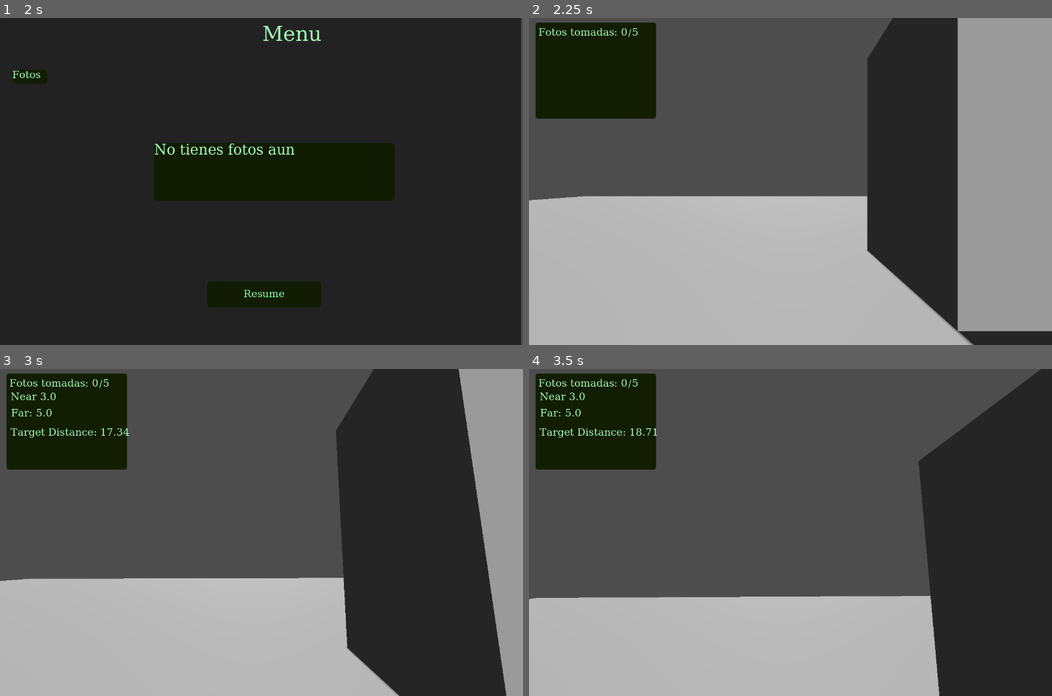
Above: before the commit, frames 1-4 (two rows, left to right).
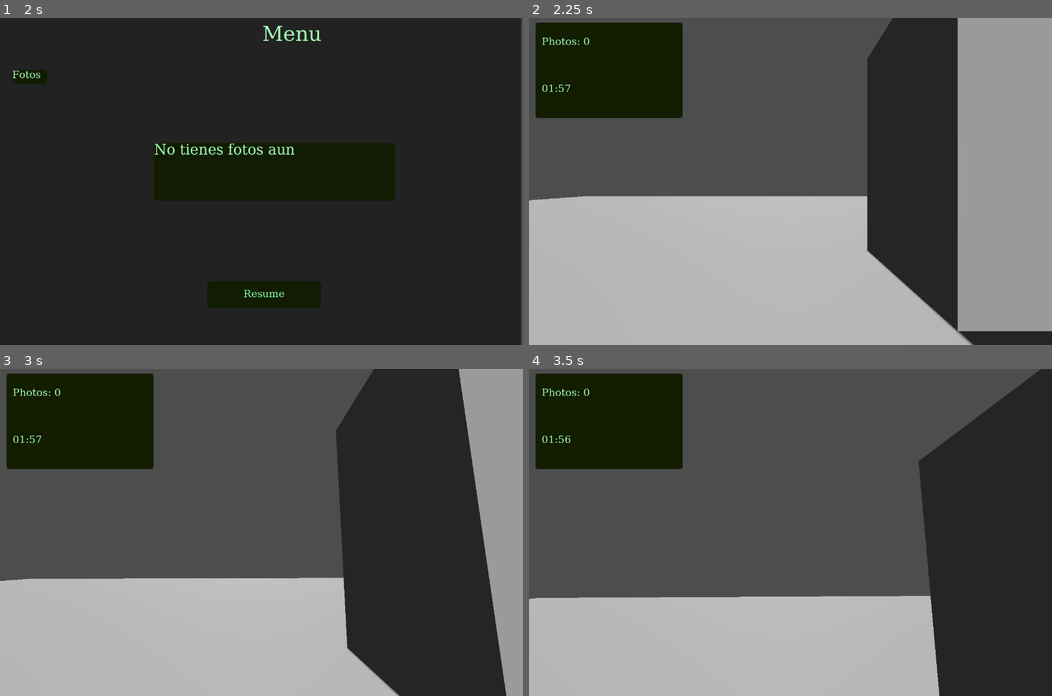
Above: after the commit, the same moments.

Repository: Genaro-Coronel-Gtz/depth_game
Game: Godot game, scene res://Scenes/Prototipo.tscn
Same seed, same stepped clock (60 frames per second), same inputs: the game is played once before the commit and once after it.
Inputs (mouse positions are in pixels of both pictures, inside the frame that each line leads up to):
- Up to frame 1 (2 s): click "Español" at 0.5 s; click "Iniciar" at 1.25 s
- Up to frame 2 (2.25 s): click "Resume" at 2 s
- Up to frame 3 (3 s): tap Enter at 2.75 s; move the mouse to (287, 532) at 2.77 s; hold W (Forward) from 2.78 s (still down); hold F (change_cam) from 2.78 s (still down)
- Up to frame 4 (3.5 s): keep holding W (Forward); keep holding F (change_cam); tap Space (jump) at 3.02 s

Frame 1 is identical in both runs. In frame 2, 1.8% of the frame differs, in the area x 1-30%, y 1-31%; in frame 3, 2.2%; in frame 4, 2.2%.

Commit message:
[Fix]: Fix UI flow when player win or fail

Diff:
--- a/Scenes/Prototipo.tscn
+++ b/Scenes/Prototipo.tscn
@@ -23,22 +23,6 @@
 [sub_resource type="LabelSettings" id="LabelSettings_vut0r"]
 font_size = 50
 font_color = Color(0.176471, 0.909804, 0.913725, 0.603922)
-
-[sub_resource type="FontFile" id="FontFile_bkggc"]
-cache/0/20/0/ascent = 0.0
-cache/0/20/0/descent = 0.0
-cache/0/20/0/underline_position = 0.0
-cache/0/20/0/underline_thickness = 0.0
-cache/0/20/0/scale = 1.0
-cache/0/16/0/ascent = 0.0
-cache/0/16/0/descent = 0.0
-cache/0/16/0/underline_position = 0.0
-cache/0/16/0/underline_thickness = 0.0
-cache/0/16/0/scale = 1.0
-
-[sub_resource type="LabelSettings" id="LabelSettings_myvrv"]
-font_size = 20
-font_color = Color(0.592157, 1, 0.576471, 1)
 
 [sub_resource type="FontFile" id="FontFile_hocx8"]
 cache/0/25/0/ascent = 0.0
@@ -69,6 +53,23 @@
 
 [sub_resource type="Theme" id="Theme_hocx8"]
 
+[sub_resource type="FontFile" id="FontFile_bkggc"]
+cache/0/25/0/ascent = 0.0
+cache/0/25/0/descent = 0.0
+cache/0/25/0/underline_position = 0.0
+cache/0/25/0/underline_thickness = 0.0
+cache/0/25/0/scale = 1.0
+cache/0/16/0/ascent = 0.0
+cache/0/16/0/descent = 0.0
+cache/0/16/0/underline_position = 0.0
+cache/0/16/0/underline_thickness = 0.0
+cache/0/16/0/scale = 1.0
+cache/0/45/0/ascent = 0.0
+cache/0/45/0/descent = 0.0
+cache/0/45/0/underline_position = 0.0
+cache/0/45/0/underline_thickness = 0.0
+cache/0/45/0/scale = 1.0
+
 [node name="Node" type="Node"]
 script = ExtResource("1_uacpp")
 
@@ -145,7 +146,7 @@
 text = "Depth Game!"
 label_settings = SubResource("LabelSettings_vut0r")
 
-[node name="Button" type="Button" parent="UI/Control/PanelContainer/Panel"]
+[node name="StartButton" type="Button" parent="UI/Control/PanelContainer/Panel"]
 layout_mode = 0
 offset_left = 494.0
 offset_top = 523.0
@@ -159,6 +160,15 @@
 theme_override_styles/normal = ExtResource("4_imim1")
 text = "Iniciar"
 
+[node name="ResetButton" type="Button" parent="UI/Control/PanelContainer/Panel"]
+layout_mode = 0
+offset_left = 495.0
+offset_top = 597.0
+offset_right = 700.0
+offset_bottom = 661.0
+theme = ExtResource("3_hec2n")
+text = "Jugar de nuevo"
+
 [node name="OptionButton" type="OptionButton" parent="UI/Control/PanelContainer/Panel"]
 layout_mode = 0
 offset_left = 1068.0
@@ -171,7 +181,9 @@
 theme_override_styles/normal = ExtResource("4_imim1")
 
 [node name="WidgetsUI" type="CanvasLayer" parent="."]
+visible = false
 script = ExtResource("3_myvrv")
+show_mini_seconds = false
 
 [node name="Control" type="Control" parent="WidgetsUI"]
 layout_mode = 3
@@ -183,59 +195,44 @@
 layout_mode = 0
 offset_left = 16.0
 offset_top = 11.0
-offset_right = 311.0
-offset_bottom = 246.0
+offset_right = 376.0
+offset_bottom = 245.0
 theme = ExtResource("3_hec2n")
 
 [node name="Panel" type="Panel" parent="WidgetsUI/Control/PanelContainer"]
 layout_mode = 2
 theme_override_styles/panel = ExtResource("4_imim1")
 
-[node name="Label" type="Label" parent="WidgetsUI/Control/PanelContainer/Panel"]
-layout_mode = 0
-offset_left = 7.0
-offset_top = 12.0
-offset_right = 155.0
-offset_bottom = 35.0
-text = "Fotos tomadas: 0/5"
-
-[node name="Label2" type="Label" parent="WidgetsUI/Control/PanelContainer/Panel"]
-layout_mode = 0
-offset_left = 10.0
-offset_top = 45.0
-offset_right = 50.0
-offset_bottom = 68.0
-text = "Dof Near: "
-
-[node name="Label3" type="Label" parent="WidgetsUI/Control/PanelContainer/Panel"]
-layout_mode = 0
-offset_left = 11.0
-offset_top = 85.0
-offset_right = 96.0
-offset_bottom = 119.0
-text = "Dof Far:"
-
-[node name="Label4" type="Label" parent="WidgetsUI/Control/PanelContainer/Panel"]
-layout_mode = 0
-offset_left = 10.0
-offset_top = 185.0
-offset_right = 140.0
-offset_bottom = 218.0
-theme = ExtResource("3_hec2n")
-theme_override_fonts/font = SubResource("FontFile_bkggc")
+[node name="CounterPhotosLabel" type="Label" parent="WidgetsUI/Control/PanelContainer/Panel"]
+layout_mode = 0
+offset_left = 15.0
+offset_top = 35.0
+offset_right = 178.0
+offset_bottom = 75.0
+text = "CounterPhotos"
+
+[node name="CanShootLabel" type="Label" parent="WidgetsUI/Control/PanelContainer/Panel"]
+layout_mode = 0
+offset_left = 18.0
+offset_top = 89.0
+offset_right = 231.0
+offset_bottom = 123.0
+text = "CanShoot"
+
+[node name="MainTimerLabel" type="Label" parent="WidgetsUI/Control/PanelContainer/Panel"]
+layout_mode = 0
+offset_left = 15.0
+offset_top = 150.0
+offset_right = 198.0
+offset_bottom = 217.0
 theme_override_font_sizes/font_size = 25
-theme_override_styles/normal = ExtResource("4_imim1")
-label_settings = SubResource("LabelSettings_myvrv")
-
-[node name="Label5" type="Label" parent="WidgetsUI/Control/PanelContainer/Panel"]
-layout_mode = 0
-offset_left = 10.0
-offset_top = 132.0
-offset_right = 90.0
-offset_bottom = 166.0
-text = "Target: "
+text = "MainTarget"
+
+[node name="MainTimer" type="Timer" parent="WidgetsUI"]
+wait_time = 10.0
 
 [node name="DialogueUI" type="CanvasLayer" parent="."]
+visible = false
 script = ExtResource("5_vut0r")
 
 [node name="PanelContainer" type="PanelContainer" parent="DialogueUI"]
@@ -272,6 +269,7 @@
 theme = ExtResource("3_hec2n")
 
 [node name="MenuUI" type="CanvasLayer" parent="."]
+visible = false
 script = ExtResource("7_hocx8")
 
 [node name="Control" type="Control" parent="MenuUI"]
@@ -334,3 +332,42 @@
 offset_right = 1207.0
 offset_bottom = 582.0
 theme = SubResource("Theme_hocx8")
+
+[node name="FinishGameUI" type="CanvasLayer" parent="."]
+visible = false
+
+[node name="Control" type="Control" parent="FinishGameUI"]
+layout_mode = 3
+anchors_preset = 0
+offset_right = 40.0
+offset_bottom = 40.0
+
+[node name="PanelContainer" type="PanelContainer" parent="FinishGameUI/Control"]
+layout_mode = 0
+offset_right = 1278.0
+offset_bottom = 795.0
+
+[node name="Panel" type="Panel" parent="FinishGameUI/Control/PanelContainer"]
+layout_mode = 2
+
+[node name="Label" type="Label" parent="FinishGameUI/Control/PanelContainer/Panel"]
+layout_mode = 0
+offset_left = 474.0
+offset_top = 54.0
+offset_right = 707.0
+offset_bottom = 124.0
+theme = ExtResource("3_hec2n")
+theme_override_fonts/font = SubResource("FontFile_bkggc")
+theme_override_font_sizes/font_size = 45
+text = "END GAME"
+
+[node name="MainMenuBtn" type="Button" parent="FinishGameUI/Control/PanelContainer/Panel"]
+layout_mode = 0
+offset_left = 1061.0
+offset_top = 696.0
+offset_right = 1231.0
+offset_bottom = 755.0
+theme = ExtResource("3_hec2n")
+text = "Main menu"
+
+[connection signal="timeout" from="WidgetsUI/MainTimer" to="WidgetsUI" method="_main_timer_time_out"]
--- a/Scenes/player.tscn
+++ b/Scenes/player.tscn
@@ -15,16 +15,16 @@
 collision_mask = 5
 script = ExtResource("1_ajj78")
 
+[node name="Timer" type="Timer" parent="."]
+wait_time = 5.0
+one_shot = true
+
 [node name="CollisionShape3D" type="CollisionShape3D" parent="."]
 transform = Transform3D(1, 0, 0, 0, 1, 0, 0, 0, 1, 0, 1, 0)
 shape = SubResource("CapsuleShape3D_l7m1b")
 
 [node name="MeshInstance3D" type="MeshInstance3D" parent="CollisionShape3D"]
 mesh = SubResource("CapsuleMesh_cvnsp")
-
-[node name="Timer" type="Timer" parent="."]
-wait_time = 5.0
-one_shot = true
 
 [node name="CameraPivot" type="Marker3D" parent="."]
 transform = Transform3D(1, 0, 0, 0, 1, 0, 0, 0, 1, 0, 2, 0)
--- a/Script/GlobalPosition.gd
+++ b/Script/GlobalPosition.gd
@@ -8,11 +8,15 @@
 signal set_is_photographed(photographed: bool)
 signal set_lang()
 signal shake()
+signal set_photos_number(number: int)
+signal set_finish_game()
 
 var current_target: CSGPrimitive3D = null
 var current_camera: Camera3D = null
 var can_shoot: bool = false
 var player_position: Vector3
+var finish_game: bool = false
+var photos_number: int = 0
 
 func update_target(target: CSGPrimitive3D):
 	current_target = target
@@ -41,3 +45,12 @@
 
 func update_shake() -> void:
 	emit_signal("shake")
+
+func update_photos_number(number: int) -> void:
+	photos_number = number
+	emit_signal("set_photos_number", number)
+
+func update_finish_game(finish: bool) -> void:
+	print(" update finish game - GlobalPosition function")
+	finish_game = true
+	emit_signal("set_finish_game")
--- a/Script/main.gd
+++ b/Script/main.gd
@@ -5,9 +5,11 @@
 @onready var Widgets: CanvasLayer = $WidgetsUI
 @onready var DialogueUI: CanvasLayer = $DialogueUI
 @onready var MenuUI: CanvasLayer = $MenuUI
+@onready var FinishGameUI: CanvasLayer = $FinishGameUI
 
-@onready var StartButton: Button = $UI/Control/PanelContainer/Panel/Button
+@onready var StartButton: Button = $UI/Control/PanelContainer/Panel/StartButton
 @onready var ResumeButton: Button = $MenuUI/PanelContainer/Panel/Resume
+@onready var MainMenuButton: Button = $FinishGameUI/Control/PanelContainer/Panel/MainMenuBtn
 
 # Targets
 @onready var target_box := $Prototipo/CSGBox3D
@@ -36,25 +38,50 @@
 func _process(delta: float) -> void:
 	_get_nearset_object()
 
+func _reset_game():
+	print(" Reset game on main.gd ")
+	GlobalPosition.update_can_shoot(false)
+	GlobalPosition.update_photos_number(0)
+	GlobalPosition.update_object_photographed(false)
+	_init_main_screen()
+
 func _ready() -> void:
 	_set_targets()
 	_init_ui()
+
+	if UI:
+		UI.connect("reset_game", Callable(self, "_reset_game"))
+	if GlobalPosition:
+		GlobalPosition.connect("set_finish_game", Callable(self, "_finish_game"))
+
+func _finish_game() -> void:
+	print(" Finish game in main.gd")
+	Input.mouse_mode = Input.MOUSE_MODE_VISIBLE
+	UI.visible = false
+	World.visible = false
+	Widgets.visible = false
+	MenuUI.visible = false
+	FinishGameUI.visible = true
 
 func _set_targets() -> void:
 	target_box.set_meta("id", "box_model")
 	target_cilinder.set_meta("id", "cilinder_model")
 	targets = [target_box, target_cilinder]
 
-func _init_ui():
-	#TranslationServer.set_locale("en")
+
+func _init_main_screen():
 	World.visible = false
 	Widgets.visible = false
 	DialogueUI.visible = false
 	MenuUI.visible = false
+	FinishGameUI.visible = false
 	UI.visible = true
-	#StartButton.pressed.connect(_start_intro)
+
+func _init_ui():
+	_init_main_screen()
 	StartButton.pressed.connect(_show_menu)
 	ResumeButton.pressed.connect(_start_game)
+	MainMenuButton.pressed.connect(_init_main_screen)
 
 func _start_intro():
 	World.visible = false
@@ -62,6 +89,7 @@
 	UI.visible = false
 	MenuUI.visible = false
 	DialogueUI.visible = true
+	FinishGameUI.visible = false
 	var gui = DialogueUI
 	gui.show_dialogue_sequence(
 		[
@@ -78,6 +106,7 @@
 	World.visible = true
 	Widgets.visible = true
 	MenuUI.visible = false
+	FinishGameUI.visible = false
 	Input.mouse_mode = Input.MOUSE_MODE_CAPTURED
 
 func _show_menu():
@@ -86,6 +115,7 @@
 	World.visible = false
 	Widgets.visible = false
 	MenuUI.visible = true
+	FinishGameUI.visible = false
 	Input.mouse_mode = Input.MOUSE_MODE_VISIBLE
 
 func _input(event):
--- a/Script/menu_ui.gd
+++ b/Script/menu_ui.gd
@@ -5,7 +5,6 @@
 
 
 func _update_ui() -> void:
-	print("Update UI")
 	photosLbl.text = tr("photos")
 
 func _render_photos():
--- a/Script/photos.gd
+++ b/Script/photos.gd
@@ -2,6 +2,30 @@
 class_name Photos
 
 const path_photos = "user://screen_shots/"
+const TOTAL_PHOTOS : int = 2
+
+static func delete_png_files():
+	var dir = DirAccess.open(path_photos)
+
+	if dir == null:
+		push_error("No se pudo abrir el directorio: " + path_photos)
+		return
+
+	dir.list_dir_begin()
+	var file_name = dir.get_next()
+
+	while file_name != "":
+		if not dir.current_is_dir() and file_name.ends_with(".png"):
+			var file_path = path_photos + file_name
+			var error = dir.remove(file_path)
+			if error != OK:
+				push_error("No se pudo eliminar el archivo: " + file_path)
+			else:
+				print("Archivo eliminado:", file_path)
+		file_name = dir.get_next()
+
+	dir.list_dir_end()
+
 
 static func load() -> Array:
 	var archivos_imagenes: Array = []
@@ -16,4 +40,8 @@
 		dir.list_dir_end()
 	else:
 		push_error("No se pudo abrir el directorio: " + path_photos)
+
+	var photos_number = archivos_imagenes.size()
+	GlobalPosition.update_photos_number(photos_number)
+
 	return archivos_imagenes
--- a/Script/player.gd
+++ b/Script/player.gd
@@ -16,6 +16,7 @@
 var FAR_DISTANCE : float = 0
 const COLLISION_MASK_OBSTACLES = 1
 var target_id = null
+var last_target_id = null
 var current_target_photographed :bool = false
 
 @export var HEIGHT_STAND = 1.2
@@ -128,7 +129,7 @@
 	capture_camera_active = !capture_camera_active
 
 func _on_timer_timeout():
-	GlobalPosition.update_photos()
+	_verify_photos_number()
 
 func directory_exists(path: String) -> void:
 	var dir = DirAccess.open("user://")
@@ -144,14 +145,18 @@
 			push_error("No se pudo crear el directorio: %s (código: %s)" % [path, result])
 
 func _is_target_photographed() -> void:
-	var photos_phat = Photos.load()
-	var current_tphoto_path = "user://screen_shots/obj_" + target_id + ".png"
-	if current_tphoto_path in photos_phat:
-		GlobalPosition.update_object_photographed(true)
-		current_target_photographed = true
-	else:
-		GlobalPosition.update_object_photographed(false)
-		current_target_photographed = false
+	if (last_target_id == null) or (target_id != last_target_id):
+		var photos_phat = Photos.load()
+		print("photo phat", photos_phat)
+		var current_tphoto_path = "user://screen_shots/obj_" + target_id + ".png"
+		if current_tphoto_path in photos_phat:
+			GlobalPosition.update_object_photographed(true)
+			current_target_photographed = true
+		else:
+			GlobalPosition.update_object_photographed(false)
+			current_target_photographed = false
+
+		last_target_id = target_id
 
 func _shoot_cam():
 	if GlobalPosition.can_shoot:
@@ -170,11 +175,18 @@
 		var err = image.save_png(path)
 
 		if err == OK:
-			print(" Captura guardada en: ", path)
+			#print(" Captura guardada en: ", path)
+			current_target_photographed = true
+			GlobalPosition.update_object_photographed(true)
 		else:
 			print(" Error al guardar imagen: ", err)
 	else:
 		print("No puedes tomar la foto, no esta en foco!")
+
+func _verify_photos_number() -> void:
+	var total_photos = Photos.load()
+	if total_photos.size() >= 2:
+		GlobalPosition.update_finish_game(true)
 
 func _physics_process(delta):
 	if not is_on_floor():
--- a/Script/ui.gd
+++ b/Script/ui.gd
@@ -1,18 +1,44 @@
 extends CanvasLayer
 @onready var select = $Control/PanelContainer/Panel/OptionButton
-@onready var btnStart = $Control/PanelContainer/Panel/Button
+
+@onready var StartButton = $Control/PanelContainer/Panel/StartButton
+@onready var ResetButton = $Control/PanelContainer/Panel/ResetButton
+
+signal reset_game()
+
+func _reset_game() -> void:
+	Photos.delete_png_files()
+	emit_signal("reset_game")
+	ResetButton.visible = false
+	StartButton.visible = true
+
 
 func _ready() -> void:
+	await RenderingServer.frame_post_draw
+
 	select.add_item("Español")
 	select.add_item("English")
 	select.item_selected.connect(_on_option_selected)
 	TranslationServer.set_locale("es")
+	ResetButton.pressed.connect(_reset_game)
+	_render_ui()
+	if GlobalPosition:
+		GlobalPosition.connect("set_finish_game", Callable(self, "_render_ui"))
 
 func _update_ui() -> void:
-	btnStart.text = tr("start")
+	StartButton.text = tr("start")
 	GlobalPosition.update_lang()
 
-func _init_ui() -> void:
+func _render_ui() -> void:
+	var total_photos_taken = GlobalPosition.photos_number
+
+	if total_photos_taken >= 2:
+		ResetButton.visible = true
+		StartButton.visible = false
+	else:
+		ResetButton.visible = false
+		StartButton.visible = true
+
 	_update_ui()
 
 func _on_option_selected(index) -> void:
@@ -20,9 +46,6 @@
 	match texto:
 		"Español":
 			TranslationServer.set_locale("es")
-			print("Español")
 		"English":
 			TranslationServer.set_locale("en")
-
-			print("Ingles")
 	_update_ui()
--- a/Script/widgets.gd
+++ b/Script/widgets.gd
@@ -1,34 +1,72 @@
 extends CanvasLayer
 
 var camera: Camera3D
-@onready var near: Label = $Control/PanelContainer/Panel/Label2
-@onready var far: Label = $Control/PanelContainer/Panel/Label3
-@onready var can_shoot: Label = $Control/PanelContainer/Panel/Label4
-@onready var target_lbl: Label = $Control/PanelContainer/Panel/Label5
+@onready var can_shoot :Label = $Control/PanelContainer/Panel/CanShootLabel
+@onready var main_timer :Timer = $MainTimer
+@onready var main_timer_label :Label = $Control/PanelContainer/Panel/MainTimerLabel
+@onready var counter_photos: Label = $Control/PanelContainer/Panel/CounterPhotosLabel
+
+@export var show_mini_seconds: bool = 1
 
 var capture_camera_active = false
 var is_current_target_photographed: bool = false
 var can_shoot_lbl_txt :String = ""
 
+var time_left: float = 120.0
+
+func _timer_init():
+	main_timer.one_shot = true
+	main_timer.wait_time = time_left
+	main_timer.start()
+
+func _main_timer_time_out():
+	print(" Finish time ")
+	GlobalPosition.update_finish_game(true)
+
+func update_label_timer():
+	var minutes = int(time_left) / 60
+	var seconds = int(time_left) % 60
+	var ms = int((time_left - int(time_left)) * 100)
+
+	if show_mini_seconds:
+		main_timer_label.text = "%02d:%02d.%02d" % [minutes, seconds, ms]
+	else:
+		main_timer_label.text = "%02d:%02d" % [minutes, seconds]
+
+
+func _tick_timer(_delta):
+	if main_timer.is_stopped():
+		return
+
+	time_left -= _delta
+	if time_left < 0:
+		time_left = 0
+
+	update_label_timer()
+
+func _process(_delta):
+	_tick_timer(_delta)
+
 func _ready() -> void:
-	near.visible = false
-	far.visible = false
+	_timer_init()
+	_set_photos_number(1)
 	can_shoot.visible = false
-	target_lbl.visible = false
 
 	if GlobalPosition:
 		GlobalPosition.connect("set_current_camera", Callable(self, "_set_current_camera"))
 		GlobalPosition.connect("set_can_shoot", Callable(self, "_can_shoot"))
 		GlobalPosition.connect("set_player_position", Callable(self, "_set_player_position"))
 		GlobalPosition.connect("set_is_photographed", Callable(self, "_set_is_photographed"))
+		GlobalPosition.connect("set_photos_number", Callable(self, "_set_photos_number"))
+
+func _set_photos_number(number: int) -> void:
+	#print(" llego a set photos ", number)
+	counter_photos.text = "Photos: " + str(number)
+
 
 func _set_player_position(pos: Vector3):
 	if capture_camera_active and GlobalPosition and GlobalPosition.current_target:
-		target_lbl.visible = true
 		var distance_to_target = pos.distance_to(GlobalPosition.current_target.global_transform.origin)
-		target_lbl.text = "Target Distance: " + "%0.2f" % distance_to_target
-	else:
-		target_lbl.visible = false
 
 func _can_shoot(can: bool) -> void:
 	can_shoot.visible = can
@@ -55,17 +93,7 @@
 	var attrs = cam.attributes
 	if cam and attrs:
 		if "dof_blur_near_distance" in attrs and "dof_blur_far_distance" in attrs:
-			#print("near distance: ", attrs.dof_blur_near_distance)
-			#print("far distance: ", attrs.dof_blur_far_distance)
-			near.visible = true
-			far.visible = true
-			near.text = "Near " + str(attrs.dof_blur_near_distance)
-			far.text = "Far: " + str(attrs.dof_blur_far_distance)
 			capture_camera_active = true
 	else:
 		capture_camera_active = false
-		near.visible = false
-		far.visible = false
 		can_shoot.visible = false
-		target_lbl.visible = false
-		# print("Camara sin DOF")
Not shown: 1 places in Scenes/Prototipo.tscn that only renumber resources
